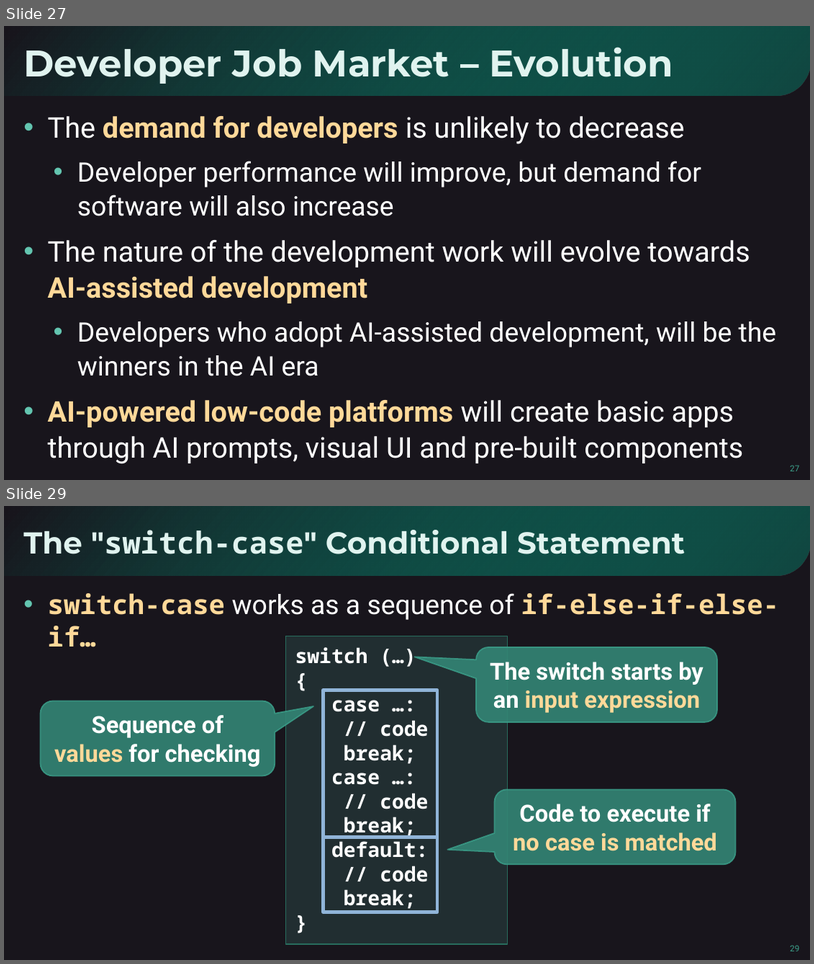
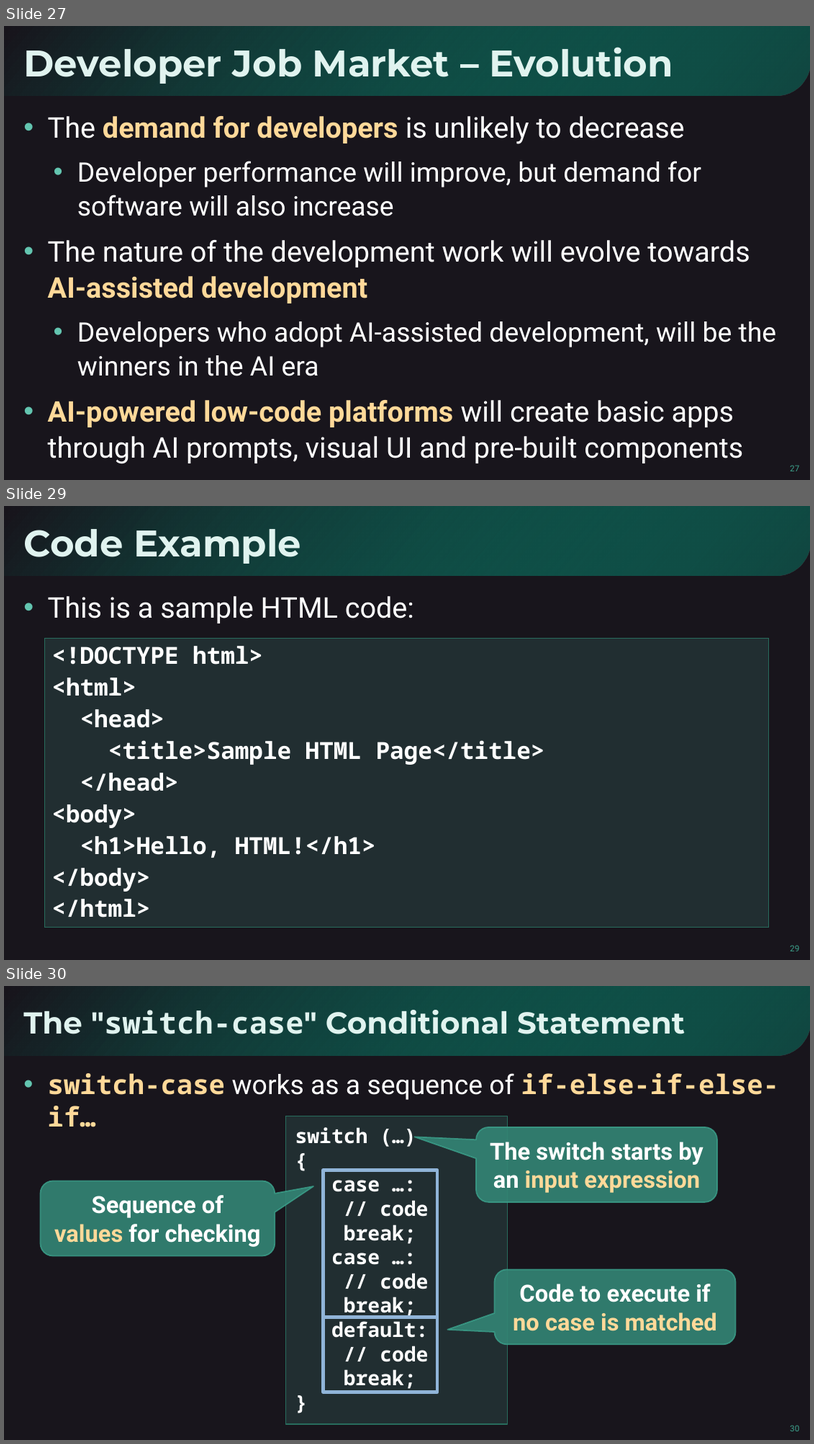
Before and after one commit to SoftUni/SoftUni-Course-Converter, a slide deck: Document-Templates/SoftUni-AI-PowerPoint-Template-EN-Oct-2024.pptx. Shown one above the other, each under a label of ours: slides 27 and 29 before the commit, slides 27, 29 and 30 after it; the slides between them are not shown. The pictures are 814x964 and 814x1444 pixels, drawn with LibreOffice and Linux fonts; fonts in the diff are those of the drawing; background and template pictures are left out. Boxes give left, top, right and bottom in pixels: in the first picture for what was removed or moved away, otherwise in the second. Text is boxed around its words. In the diff, an @@ line names an element or a change of style, - is before the commit and + after.

```diff
--- a/Document-Templates/SoftUni-AI-PowerPoint-Template-EN-Oct-2024.pptx
+++ b/Document-Templates/SoftUni-AI-PowerPoint-Template-EN-Oct-2024.pptx
@@ slide 29 added at <box>4,506,810,960</box>, background #18151C; not listed: 1 template element that a slide beside it also shows @@
@@ title added at <box>23,529,301,564</box>, 44 pt, text #E0F3EF, bold @@
+Code Example
@@ text added at <box>48,596,414,623</box>, 34 pt, text #FFFFFF @@
+• This is a sample HTML code:
@@ text added at <box>44,638,769,927</box>, fill #55BFA9 at 15% opacity, outline #286C5D 0.75 pt, 28 pt, text #FFFFFF, bold @@
+<!DOCTYPE html>
+<html>
+<head>
+<title>Sample HTML Page</title>
+</head>
+<body>
+<h1>Hello, HTML!</h1>
+</body>
+</html>
@@ page number added at <box>790,944,800,951</box>, 10 pt, text #3CA28C @@
+29
@@ what was slide 29 is now slide 30 @@
@@ page number at <box>790,1424,800,1431</box>: text changed @@
-29
+30
```
Also in this commit, not shown: 8 slides changed, 1 other slide added.
